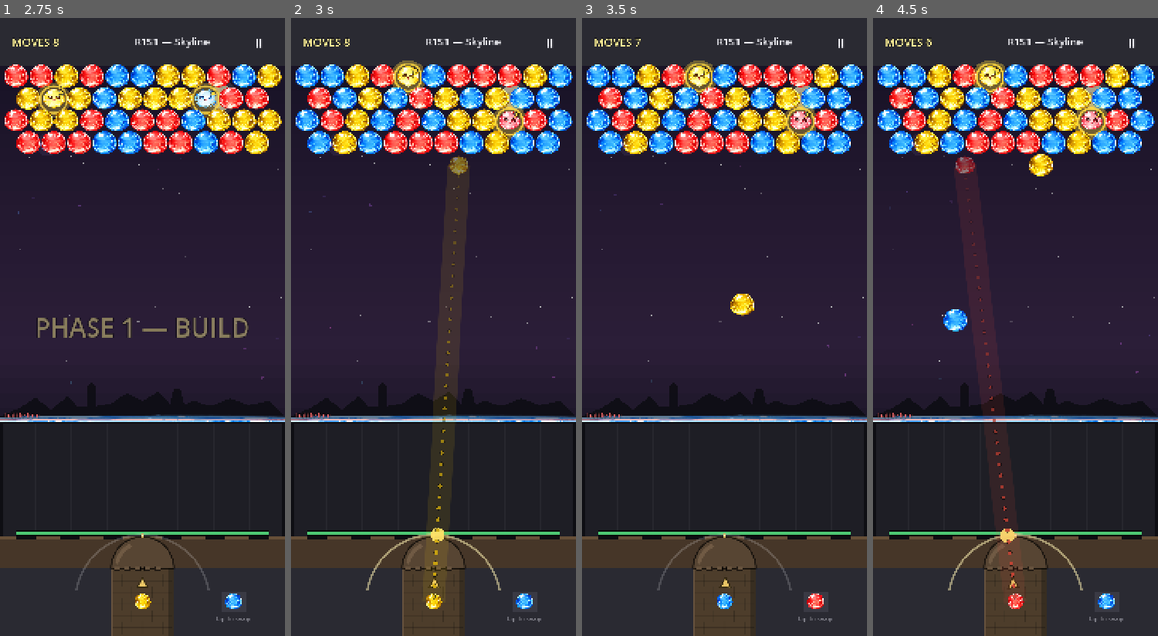
Above: before the commit, frames 1-4 (left to right).
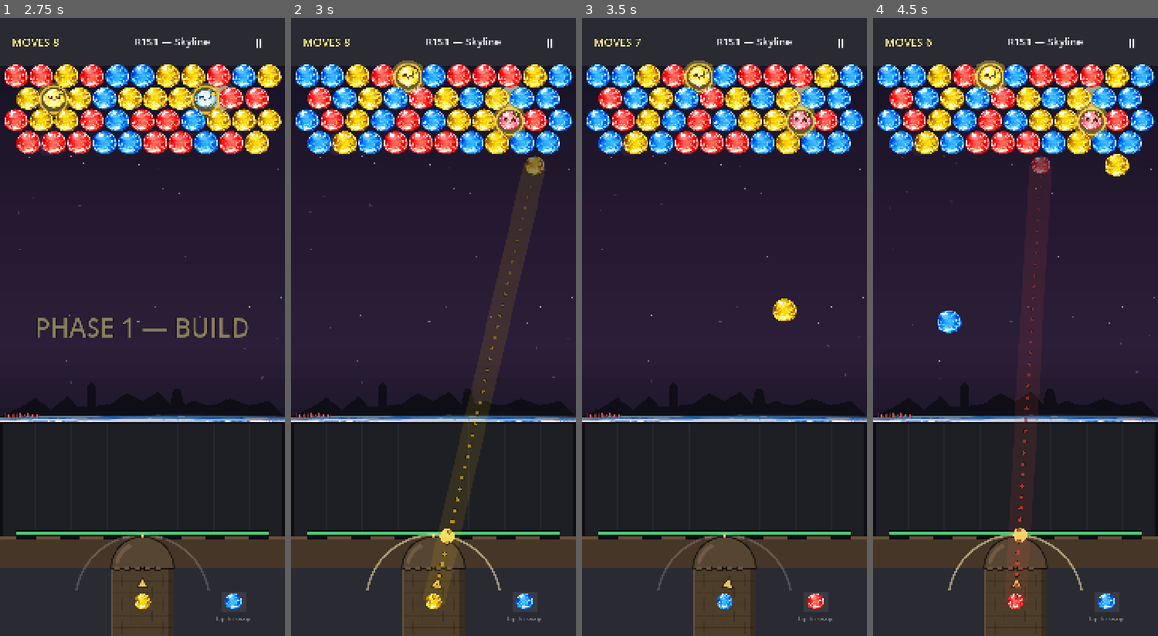
Above: after the commit, the same moments.

Repository: shikhasingh-lg/Pop-Brigade-Prototype
Game: Godot game, scene res://scenes/Main.tscn
The game is run twice, just before and just after one commit, with the same random seed, the same clock (stepped at 60 frames per second) and the same inputs.
Inputs (mouse positions are in pixels of both pictures, inside the frame that each line leads up to):
- Up to frame 1 (2.75 s): click "PLAY" at 0.5 s; click "R1 · Skyline" at 1.25 s; click "Stage 1" at 2 s
- Up to frame 2 (3 s): tap Enter at 2.75 s; move the mouse to (496, 296) at 2.77 s; tap 1 at 2.85 s; click (496, 296) at 2.92 s
- Up to frame 3 (3.5 s): no input
- Up to frame 4 (4.5 s): tap Enter at 3.5, 4.25 s; drag from (958, 357) to (890, 79) at 3.52 s; move the mouse to (1044, 191) at 4.27 s; tap 0 at 4.35 s; click (1044, 191) at 4.42 s

Frame 1 is identical in both runs. In frame 2, 1.3% of the frame differs, in the area x 47-89%, y 22-94%; in frame 3, 0.5%; in frame 4, 1.5%, in the area x 22-90%, y 22-95%.

Commit message:
Aim snap on first touch + per-stage wave cadence + mobile icon
- Cannon: first aim event after press snaps to the touch direction
  instead of smoothing from the previous shot's angle; subsequent drag
  events still smooth to kill finger jitter. Fixes taps landing midway
  between old aim and the new touch.
- GameConfig + MatchScene: wave spawn cadence is now per-stage
  (S1 1.5s → S5 0.9s, ~40% tighter at S5). Drops the unused flat
  wave_spawn_interval_sec; MatchScene reads
  get_stage_spawn_rate_sec(stage_num).
- project.godot: icon swapped to .png; ETC2/ASTC texture compression
  enabled for mobile builds.

Co-Authored-By: Claude Opus 4.7 (1M context) <noreply@anthropic.com>

Diff:
--- a/project.godot
+++ b/project.godot
@@ -18,7 +18,7 @@
 config/description="Greybox prototype for the bubble shooter × lane TD hybrid concept. v1 tests cluster-as-spawner (V2 variant)."
 run/main_scene="res://scenes/Main.tscn"
 config/features=PackedStringArray("4.6", "Mobile")
-config/icon="res://icon.svg"
+config/icon="res://icon.png"
 
 [autoload]
 
@@ -46,3 +46,4 @@
 
 textures/canvas_textures/default_texture_filter=0
 renderer/rendering_method="mobile"
+textures/vram_compression/import_etc2_astc=true
--- a/scripts/Cannon.gd
+++ b/scripts/Cannon.gd
@@ -63,6 +63,7 @@
 
 # Aiming state
 var _aiming: bool = false
+var _aim_just_started: bool = false  # first _update_aim after press: snap, don't smooth
 var _aim_start_pos: Vector2 = Vector2.ZERO
 var _aim_current_pos: Vector2 = Vector2.ZERO
 var _current_aim_angle_deg: float = -90.0
@@ -202,6 +203,7 @@
 	if _aim_swap_candidate:
 		return
 	_aiming = true
+	_aim_just_started = true
 	queue_redraw()
 	_update_aim(touch_pos)
 
@@ -216,12 +218,18 @@
 		_hide_aim_overlay()
 		queue_redraw()
 		return
-	# Smooth toward raw target angle so each finger event nudges aim instead
-	# of teleporting it — gives a much steadier feel on touch screens.
+	# First event after press: snap directly to the touch direction. Smoothing
+	# from the previous shot's angle would land the trajectory part-way between
+	# old aim and the new tap, so a click would visibly fire off-target.
+	# Subsequent drag events smooth so finger jitter doesn't snap the angle.
 	var target_rad := to_touch.angle()
-	var current_rad := deg_to_rad(_current_aim_angle_deg)
-	var smoothed_rad := lerp_angle(current_rad, target_rad, AIM_SMOOTH_ALPHA)
-	_current_aim_angle_deg = rad_to_deg(smoothed_rad)
+	if _aim_just_started:
+		_current_aim_angle_deg = rad_to_deg(target_rad)
+		_aim_just_started = false
+	else:
+		var current_rad := deg_to_rad(_current_aim_angle_deg)
+		var smoothed_rad := lerp_angle(current_rad, target_rad, AIM_SMOOTH_ALPHA)
+		_current_aim_angle_deg = rad_to_deg(smoothed_rad)
 	queue_redraw()
 	if aim_overlay == null: return
 	aim_overlay.visible = true
--- a/scripts/GameConfig.gd
+++ b/scripts/GameConfig.gd
@@ -290,7 +290,6 @@
 # §3.6 / §4.3 — Phase pacing
 # ============================================================
 @export_group("Phase Pacing")
-@export var wave_spawn_interval_sec: float = 1.5
 @export var phase_transition_sec: float = 1.0
 @export var carry_over_heroes_enabled: bool = true
 @export var phase1_early_clear_secs_per_bonus_hero: int = 0
@@ -309,11 +308,14 @@
 # §4.3 — Stage pacing
 # ============================================================
 @export_group("Stage Pacing")
-@export var s1_enemy_spawn_sec: float = 8.0
-@export var s2_enemy_spawn_sec: float = 6.0
-@export var s3_enemy_spawn_sec: float = 5.0
-@export var s4_enemy_spawn_sec: float = 4.0
-@export var s5_enemy_spawn_sec: float = 3.0
+# Per-stage wave spawn cadence (seconds between enemy spawns). Consumed by
+# MatchScene wave loop via get_stage_spawn_rate_sec(stage_num). Tightens ~40%
+# from S1 to S5 — combines with HP×1.5 and damage×1.2 ramp.
+@export var s1_enemy_spawn_sec: float = 1.5
+@export var s2_enemy_spawn_sec: float = 1.35
+@export var s3_enemy_spawn_sec: float = 1.2
+@export var s4_enemy_spawn_sec: float = 1.05
+@export var s5_enemy_spawn_sec: float = 0.9
 @export var stage_max_duration_sec: float = 120.0
 
 # ============================================================
--- a/scripts/MatchScene.gd
+++ b/scripts/MatchScene.gd
@@ -598,7 +598,7 @@
 			lane.spawn_wave_enemy(color, _wave_next_col, _wave_index, variant, stage_num, realm_num)
 			_wave_next_col = (_wave_next_col + 1) % Lane.COLS
 			_wave_index += 1
-			_wave_spawn_timer = GameConfig.wave_spawn_interval_sec
+			_wave_spawn_timer = GameConfig.get_stage_spawn_rate_sec(stage_num)
 	# Every S5: append the boss one beat after the last walker spawns.
 	# R5S3 mini-boss (Echo of Voidcrown) — spawn mid-wave (after first 1/3 of wave drained).
 	elif _boss_pending:
